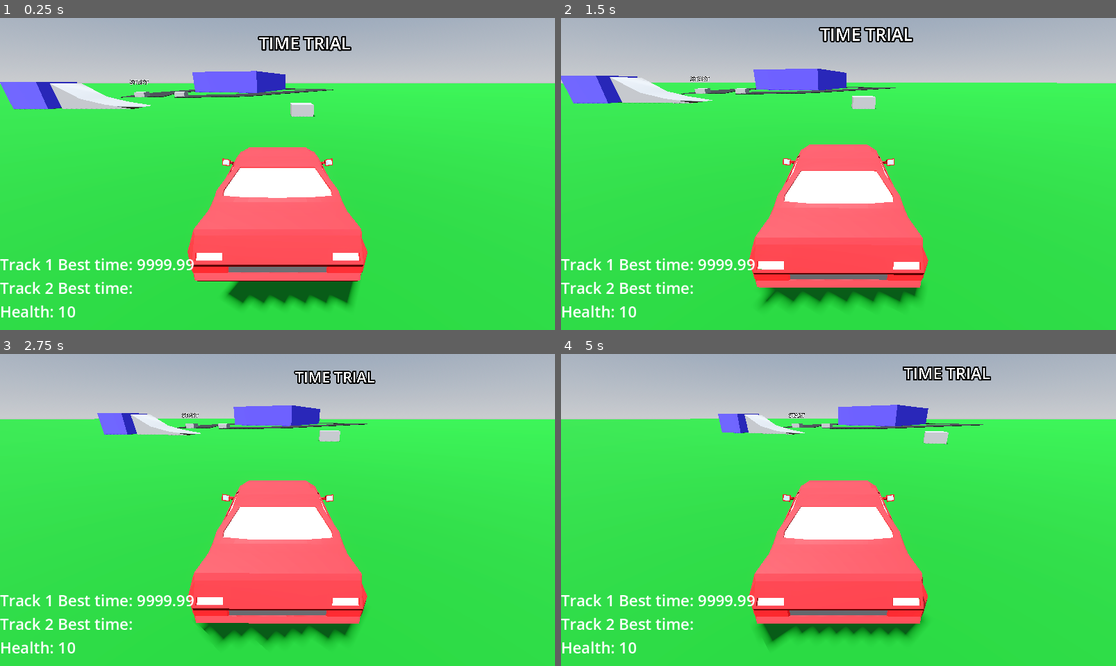
Above: before the commit, frames 1-4 (two rows, left to right).
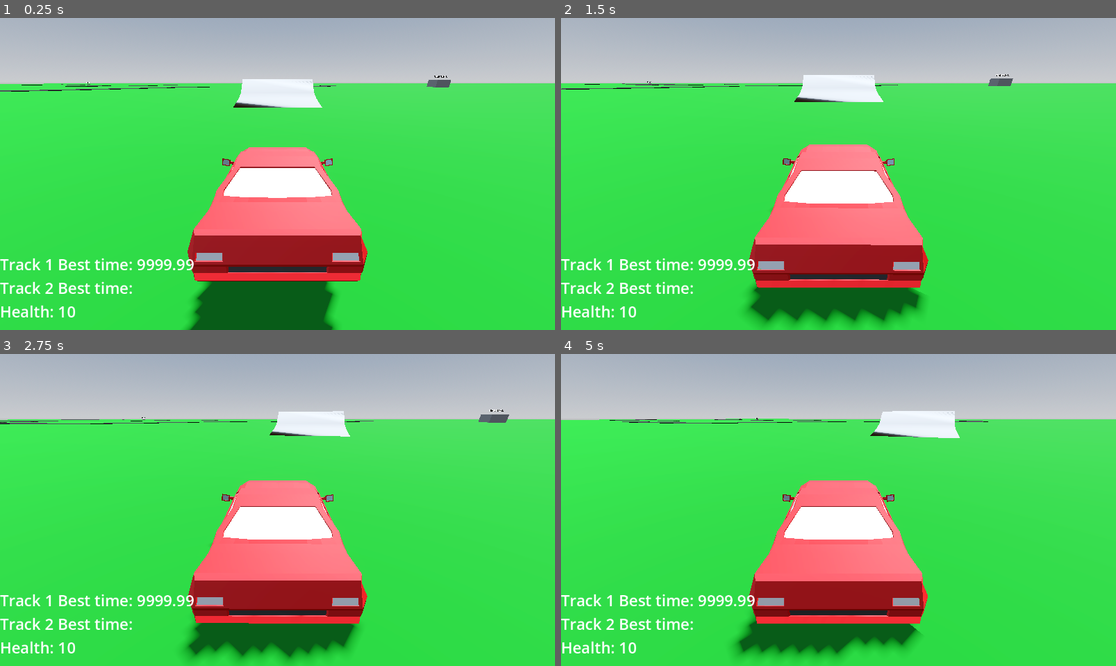
Above: after the commit, the same moments.

Repository: mje819/CarWorld
Game: Godot game, scene res://World/world.tscn
Same seed, same stepped clock (60 frames per second), same inputs: the game is played once before the commit and once after it.
Inputs:
- Up to frame 1 (0.25 s): no input
- Up to frame 2 (1.5 s): hold D (turn_right) 0.53-1.28 s; hold S (brake) from 1.28 s (still down)
- Up to frame 3 (2.75 s): release S (brake) at 2.03 s; hold D (turn_right) from 2.03 s (still down)
- Up to frame 4 (5 s): release D (turn_right) at 2.78 s; hold Space (accelerate) 2.78-3.53 s; hold A (turn_left) from 3.53 s (still down)

The runs differ from the first frame. In frame 1, 15% of the frame differs, in the area x 0-82%, y 5-100%; in frame 2, 14%; in frame 3, 12%; in frame 4, 11%.

Commit message:
finish the best time labels

Diff:
--- a/Tracks/track.gd
+++ b/Tracks/track.gd
@@ -62,7 +62,10 @@
 
 			print("Best: " + str(best_time))
 			if is_track_1:
-				track1_best_label.text = "Track 1 best time: " + str(best_time)
+				track1_best_label.text = "Track 1 Best time: " + str(round_to_dec(best_time,2))
+			else:
+				track2_best_label.text = "Track 2 Best time: " + str(round_to_dec(best_time,2))
+
 			reset_checkpoints()
 
 
@@ -90,3 +93,6 @@
 
 func _on_checkpoint_4_body_entered(_body: Node3D) -> void:
 	checkpoint_4_passed = true
+
+func round_to_dec(num, digit):
+	return round(num * pow(10.0, digit)) / pow(10.0, digit)
--- a/World/world.tscn
+++ b/World/world.tscn
@@ -47,6 +47,12 @@
 [sub_resource type="BoxShape3D" id="BoxShape3D_wusto"]
 size = Vector3(2, 1.5, 2.5115967)
 
+[sub_resource type="StandardMaterial3D" id="StandardMaterial3D_yf0ba"]
+albedo_color = Color(0.2970001, 0.26, 1, 1)
+
+[sub_resource type="BoxShape3D" id="BoxShape3D_eidgh"]
+size = Vector3(2.5, 2.5, 2.5)
+
 [node name="World" type="Node3D" unique_id=2090731207]
 script = ExtResource("1_yf0ba")
 
@@ -65,7 +71,7 @@
 material = SubResource("StandardMaterial3D_3f78f")
 
 [node name="Car" parent="." unique_id=16548500 instance=ExtResource("1_62w18")]
-transform = Transform3D(1, 0, 0, 0, 1, 0, 0, 0, 1, 1.1434312, 0.65, -8.421466)
+transform = Transform3D(-1, 0, 8.742278e-08, 0, 1, 0, -8.742278e-08, 0, -1, -39.475037, 0.65000093, -30.877048)
 
 [node name="TimeTrialStart" parent="." unique_id=744200815 node_paths=PackedStringArray("track") instance=ExtResource("3_j8job")]
 track = NodePath("Track1")
@@ -92,6 +98,14 @@
 collision_layer = 8
 polygon = PackedVector2Array(0.63203144, 0.2632085, 1.873002, 0.56519365, 3.223113, 1.367183, 3.148015, 0.5841581, 3.105, 0, 1.496, 0, -1, 0)
 depth = 2.0
+smooth_faces = true
+
+[node name="Ramp2" type="CSGPolygon3D" parent="." unique_id=849427694]
+transform = Transform3D(-4.371139e-08, 0, 1, 0, 1, 0, -1, 0, -4.371139e-08, -36.719383, 0, -43.339493)
+use_collision = true
+collision_layer = 8
+polygon = PackedVector2Array(1.1553001, 0.35696888, 2.3892822, 0.7053875, 3.5579338, 1.6272454, 3.5506783, 0.56021297, 3.5506783, 0.008550048, 1.496, 0, -1, 0)
+depth = 5.5
 smooth_faces = true
 
 [node name="HUD" type="MarginContainer" parent="." unique_id=384407738 groups=["HUD"]]
@@ -152,7 +166,82 @@
 transform = Transform3D(1, 0, 0, 0, 1, 0, 0, 0, 1, -0.0072717667, 0.011734962, 0.0036215782)
 shape = SubResource("BoxShape3D_wusto")
 
+[node name="WorldObstacle3" type="CSGBox3D" parent="." unique_id=386466538 groups=["Obstacles"]]
+transform = Transform3D(1, 0, 0, 0, 1, 0, 0, 0, 1, 12.443888, 0.58058643, -8.544146)
+use_collision = true
+collision_layer = 2
+size = Vector3(2.5, 2.5, 2.5)
+material = SubResource("StandardMaterial3D_yf0ba")
+script = ExtResource("6_yf0ba")
+
+[node name="Area3D" type="Area3D" parent="WorldObstacle3" unique_id=498905978]
+
+[node name="CollisionShape3D" type="CollisionShape3D" parent="WorldObstacle3/Area3D" unique_id=1385797301]
+transform = Transform3D(1, 0, 0, 0, 1, 0, 0, 0, 1, -0.007271886, 0.011734962, -0.00022363663)
+shape = SubResource("BoxShape3D_eidgh")
+
+[node name="WorldObstacle4" type="CSGBox3D" parent="." unique_id=750064284 groups=["Obstacles"]]
+transform = Transform3D(1, 0, 0, 0, 1, 0, 0, 0, 1, 22.455647, 0.581, -8.54)
+use_collision = true
+collision_layer = 2
+size = Vector3(2.5, 2.5, 2.5)
+material = SubResource("StandardMaterial3D_yf0ba")
+script = ExtResource("6_yf0ba")
+
+[node name="Area3D" type="Area3D" parent="WorldObstacle4" unique_id=1177967603]
+
+[node name="CollisionShape3D" type="CollisionShape3D" parent="WorldObstacle4/Area3D" unique_id=338555046]
+transform = Transform3D(1, 0, 0, 0, 1, 0, 0, 0, 1, -0.007271886, 0.011734962, -0.00022363663)
+shape = SubResource("BoxShape3D_eidgh")
+
+[node name="WorldObstacle5" type="CSGBox3D" parent="." unique_id=163214288 groups=["Obstacles"]]
+transform = Transform3D(1, 0, 0, 0, 1, 0, 0, 0, 1, 32.12309, 0.581, -8.54)
+use_collision = true
+collision_layer = 2
+size = Vector3(2.5, 2.5, 2.5)
+material = SubResource("StandardMaterial3D_yf0ba")
+script = ExtResource("6_yf0ba")
+
+[node name="Area3D" type="Area3D" parent="WorldObstacle5" unique_id=406642189]
+
+[node name="CollisionShape3D" type="CollisionShape3D" parent="WorldObstacle5/Area3D" unique_id=692360605]
+transform = Transform3D(1, 0, 0, 0, 1, 0, 0, 0, 1, -0.007271886, 0.011734962, -0.00022363663)
+shape = SubResource("BoxShape3D_eidgh")
+
+[node name="WorldObstacle6" type="CSGBox3D" parent="." unique_id=1525824146 groups=["Obstacles"]]
+transform = Transform3D(1, 0, 0, 0, 1, 0, 0, 0, 1, 44.968422, 0.581, -8.54)
+use_collision = true
+collision_layer = 2
+size = Vector3(2.5, 2.5, 2.5)
+material = SubResource("StandardMaterial3D_yf0ba")
+script = ExtResource("6_yf0ba")
+
+[node name="Area3D" type="Area3D" parent="WorldObstacle6" unique_id=1167407961]
+
+[node name="CollisionShape3D" type="CollisionShape3D" parent="WorldObstacle6/Area3D" unique_id=1064566711]
+transform = Transform3D(1, 0, 0, 0, 1, 0, 0, 0, 1, -0.007271886, 0.011734962, -0.00022363663)
+shape = SubResource("BoxShape3D_eidgh")
+
+[node name="WorldObstacle7" type="CSGBox3D" parent="." unique_id=1489530060 groups=["Obstacles"]]
+transform = Transform3D(1, 0, 0, 0, 1, 0, 0, 0, 1, 54.98306, 0.581, -8.54)
+use_collision = true
+collision_layer = 2
+size = Vector3(2.5, 2.5, 2.5)
+material = SubResource("StandardMaterial3D_yf0ba")
+script = ExtResource("6_yf0ba")
+
+[node name="Area3D" type="Area3D" parent="WorldObstacle7" unique_id=1651012078]
+
+[node name="CollisionShape3D" type="CollisionShape3D" parent="WorldObstacle7/Area3D" unique_id=312656038]
+transform = Transform3D(1, 0, 0, 0, 1, 0, 0, 0, 1, -0.007271886, 0.011734962, -0.00022363663)
+shape = SubResource("BoxShape3D_eidgh")
+
 [connection signal="body_entered" from="WorldObstacle/Area3D" to="WorldObstacle" method="_on_area_3d_body_entered"]
 [connection signal="body_entered" from="WorldObstacle2/Area3D" to="WorldObstacle2" method="_on_area_3d_body_entered"]
+[connection signal="body_entered" from="WorldObstacle3/Area3D" to="WorldObstacle3" method="_on_area_3d_body_entered"]
+[connection signal="body_entered" from="WorldObstacle4/Area3D" to="WorldObstacle4" method="_on_area_3d_body_entered"]
+[connection signal="body_entered" from="WorldObstacle5/Area3D" to="WorldObstacle5" method="_on_area_3d_body_entered"]
+[connection signal="body_entered" from="WorldObstacle6/Area3D" to="WorldObstacle6" method="_on_area_3d_body_entered"]
+[connection signal="body_entered" from="WorldObstacle7/Area3D" to="WorldObstacle7" method="_on_area_3d_body_entered"]
 
 [editable path="TimeTrialStart"]
